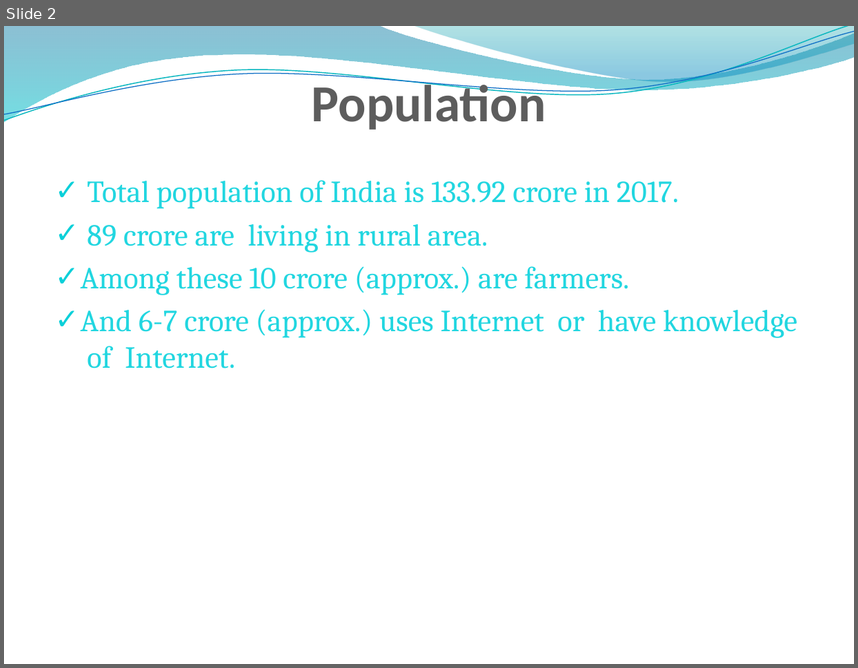
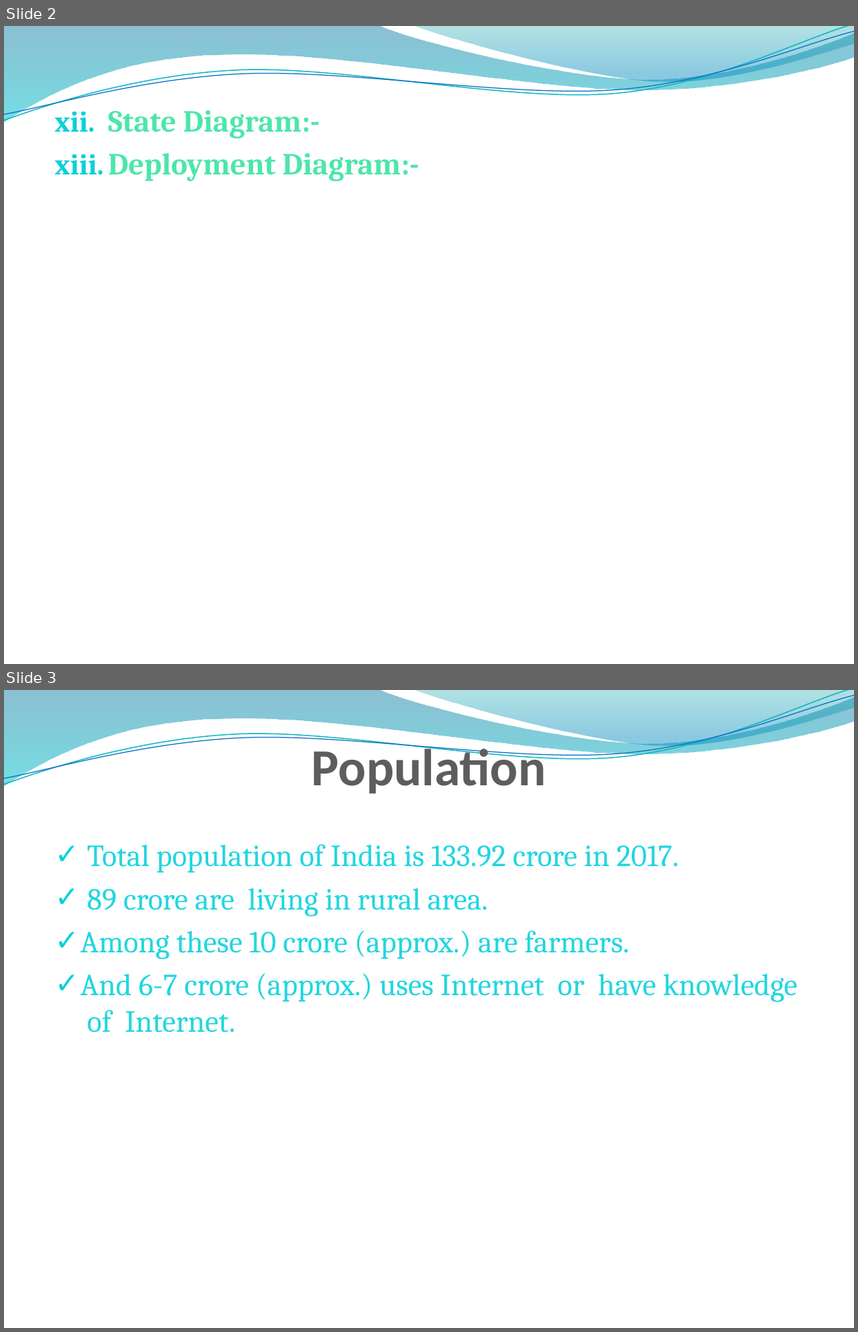
Before and after one commit to anilsinghchawda/project, a slide deck: project.pptx. Shown one above the other, each under a label of ours: slide 2 before the commit, slides 2 and 3 after it. The pictures are 858x668 and 858x1332 pixels, drawn with LibreOffice and Linux fonts; fonts in the diff are those of the drawing; background and template pictures are left out. Boxes give left, top, right and bottom in pixels: in the first picture for what was removed or moved away, otherwise in the second. Text is boxed around its words. In the diff, an @@ line names an element or a change of style, - is before the commit and + after.

```diff
--- a/project.pptx
+++ b/project.pptx
@@ slide 2 added at [4,26,854,664], background picture (left out); not listed: 4 template elements that a slide beside it also shows @@
@@ text added at [108,110,419,181], 26 pt, text gradient #77FFC5 to #4DE6AD, bold @@
+xii. State Diagram:-
+xiii. Deployment Diagram:-
@@ what was slide 2 is now slide 3 @@
```
Also in this commit, not shown: 2 slides changed, 9 other slides added, 1 slide removed, 7 other files.
